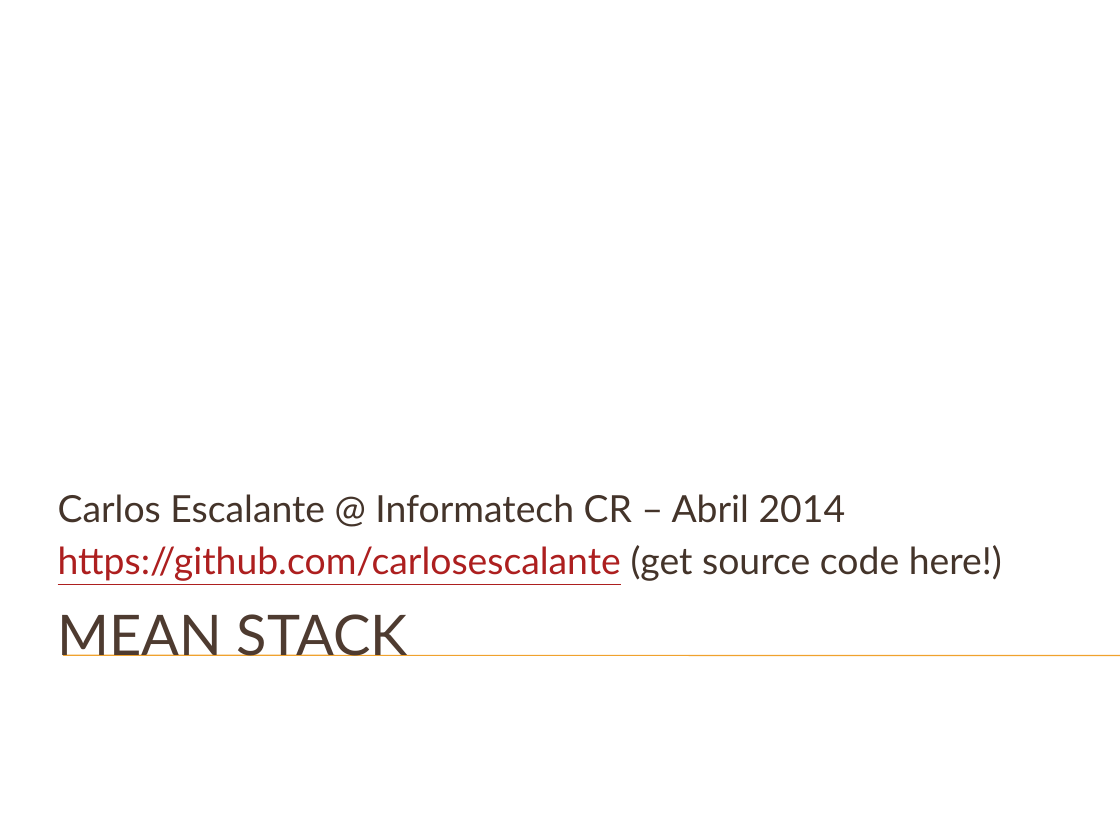
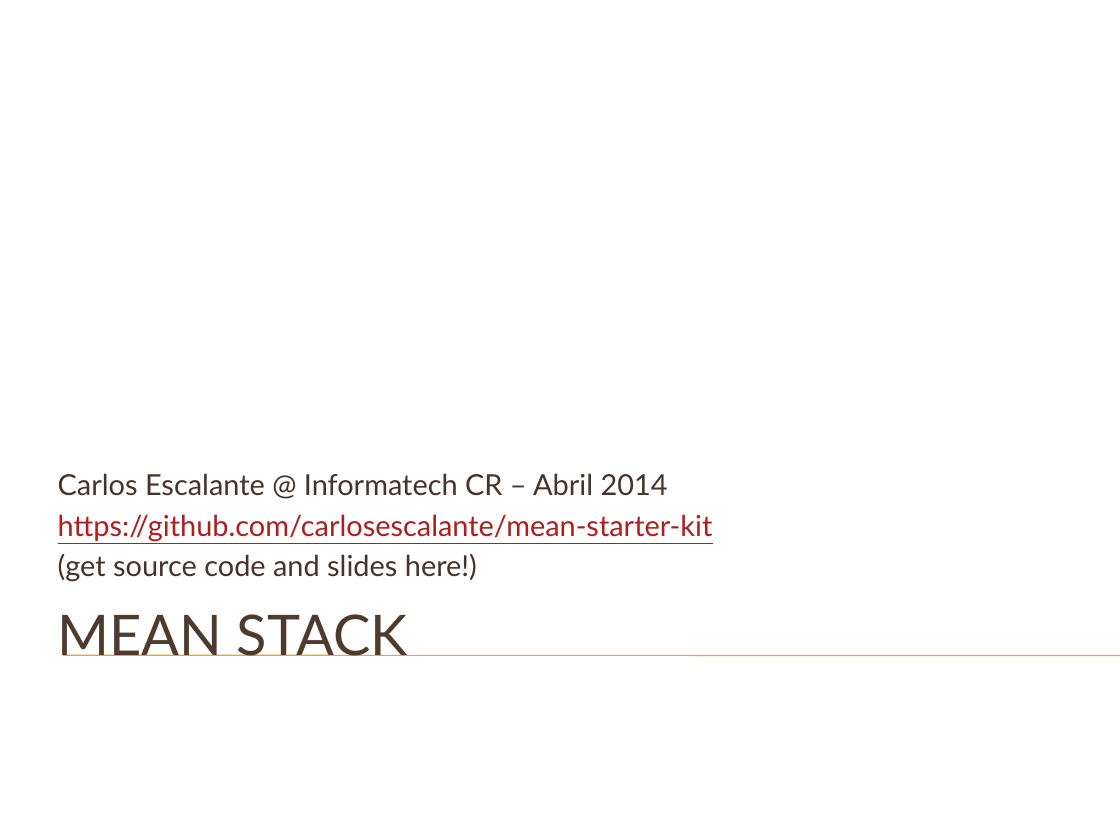
Before and after one commit to carlosescalante/mean-starter-kit, a slide deck: slide 1 of MEAN Stack.pptx. Drawn at 1120x840 pixels with LibreOffice and Linux fonts; fonts in the diff are those of the drawing; background and template pictures are left out. Boxes give left, top, right and bottom in pixels: in the first picture for what was removed or moved away, otherwise in the second. Text is boxed around its words. In the diff, an @@ line names an element or a change of style, - is before the commit and + after.

```diff
--- a/MEAN Stack.pptx
+++ b/MEAN Stack.pptx
@@ subtitle at [58, 473, 668, 496]: size 24 to 18.6 pt in "Carlos Escalante @ Informatech CR – Abril ..."; less space between paragraphs @@
@@ subtitle at [58, 514, 713, 582]: text changed; size 24 to 18.6 pt @@
-https://github.com/carlosescalante (get source code here!)
+https://github.com/carlosescalante/mean-starter-kit
+(get source code and slides here!)
```
Also in this commit, not shown: 3 slides added.
